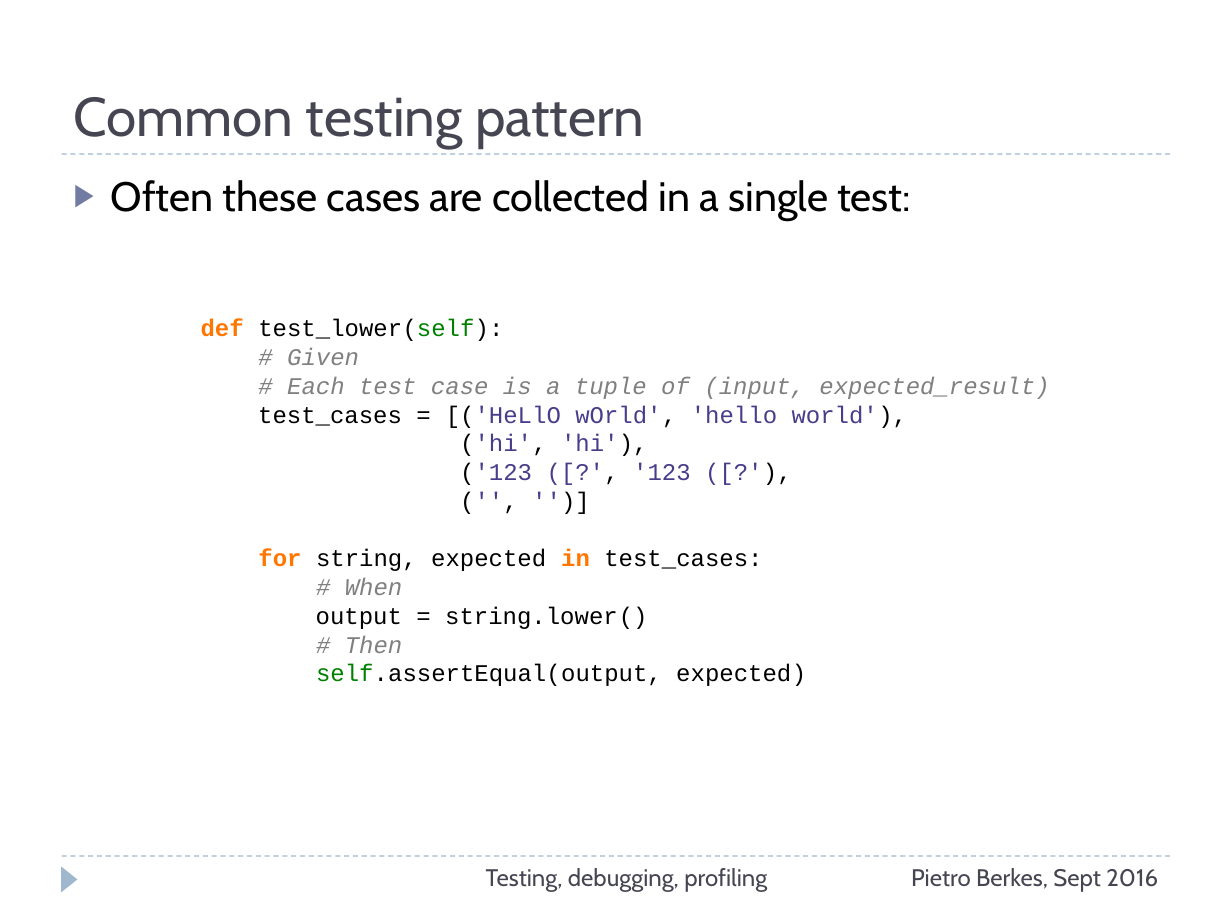
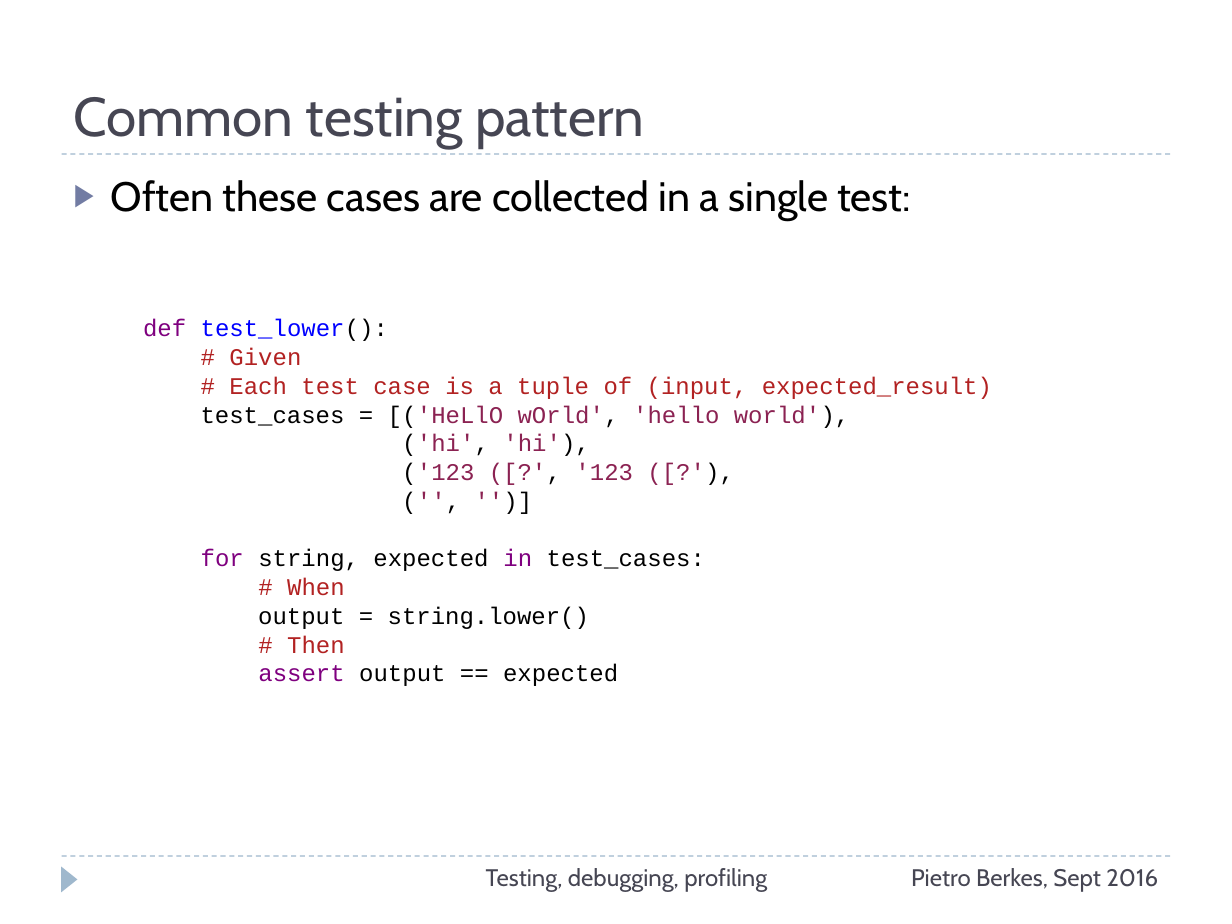
Before and after one commit to ASPP/testing_debugging_profiling, a slide deck: slide 40 of testing-debugging-profiling.pptx (slide 41 before the commit). Drawn at 1232x924 pixels with LibreOffice and Linux fonts; fonts in the diff are those of the drawing. Boxes give left, top, right and bottom in pixels: in the first picture for what was removed or moved away, otherwise in the second. Text is boxed around its words. In the diff, an @@ line names an element or a change of style, - is before the commit and + after.

Commit message:
Slides about testing converted to py.test.

```diff
--- a/testing-debugging-profiling.pptx
+++ b/testing-debugging-profiling.pptx
@@ text at bbox=[143, 319, 992, 686]: text changed @@
-def test_lower(self):
-# Given
-# Each test case is a tuple of (input, expected_result)
-test_cases = [('HeLlO wOrld', 'hello world'),
-('hi', 'hi'),
-('123 ([?', '123 ([?'),
-('', '')]
-for string, expected in test_cases:
-# When
-output = string.lower()
-# Then
-self.assertEqual(output, expected)
+def test_lower():
+# Given
+# Each test case is a tuple of (input, expected_result)
+test_cases = [('HeLlO wOrld', 'hello world'),
+('hi', 'hi'),
+('123 ([?', '123 ([?'),
+('', '')]
+for string, expected in test_cases:
+# When
+output = string.lower()
+# Then
+assert output == expected
```
Also in this commit, not shown: 12 other slides changed, 1 slide added, 1 slide removed, 1 other file.
